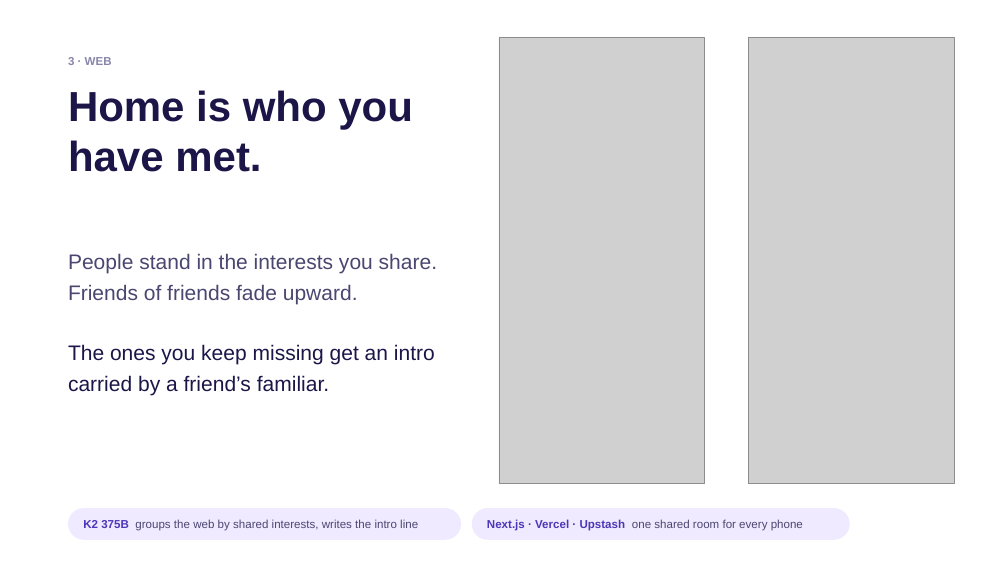
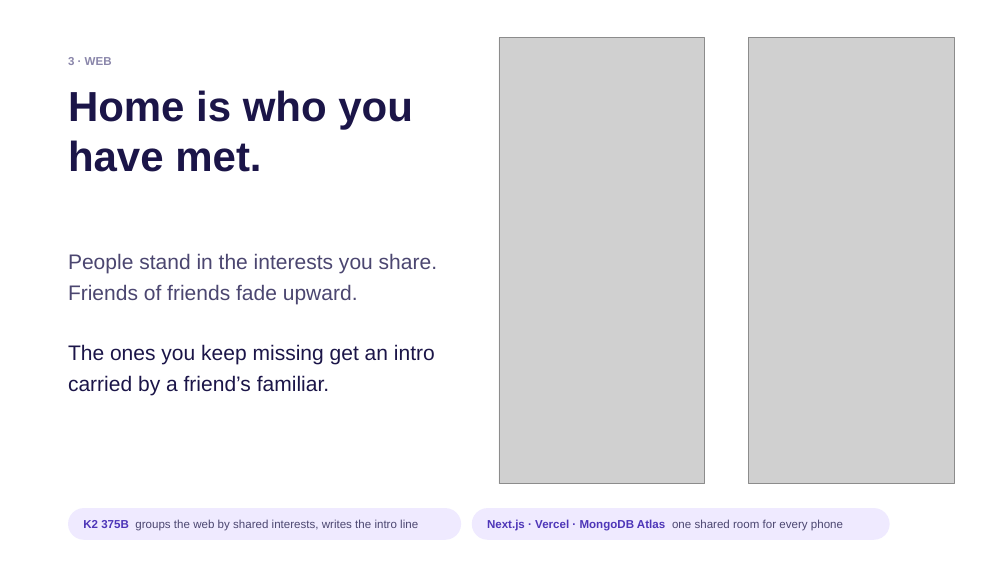
Before and after one commit to ojpbarbosa/hackcmu-2026, a slide deck: slide 6 of docs/deck/familiars.pptx. Drawn at 1008x567 pixels with LibreOffice and Linux fonts; fonts in the diff are those of the drawing; grey boxes stand for pictures; background and template pictures are left out. Boxes give left, top, right and bottom in pixels: in the first picture for what was removed or moved away, otherwise in the second. Text is boxed around its words. In the diff, an @@ line names an element or a change of style, - is before the commit and + after.

```diff
--- a/docs/deck/familiars.pptx
+++ b/docs/deck/familiars.pptx
@@ rounded rectangle "Next.js · Vercel · MongoDB ..." resized from (x1=472, y1=508, x2=850, y2=540) to (x1=472, y1=508, x2=890, y2=540) @@
@@ text in rounded rectangle at (x1=487, y1=519, x2=843, y2=531): text changed; text colour #4B4670 to #4E36B8; bold on @@
-Next.js · Vercel · Upstash one shared room for every phone
+Next.js · Vercel · MongoDB Atlas one shared room for every phone
```
Also in this commit, not shown: 3 other slides changed, 1 slide removed, 1 other file.
